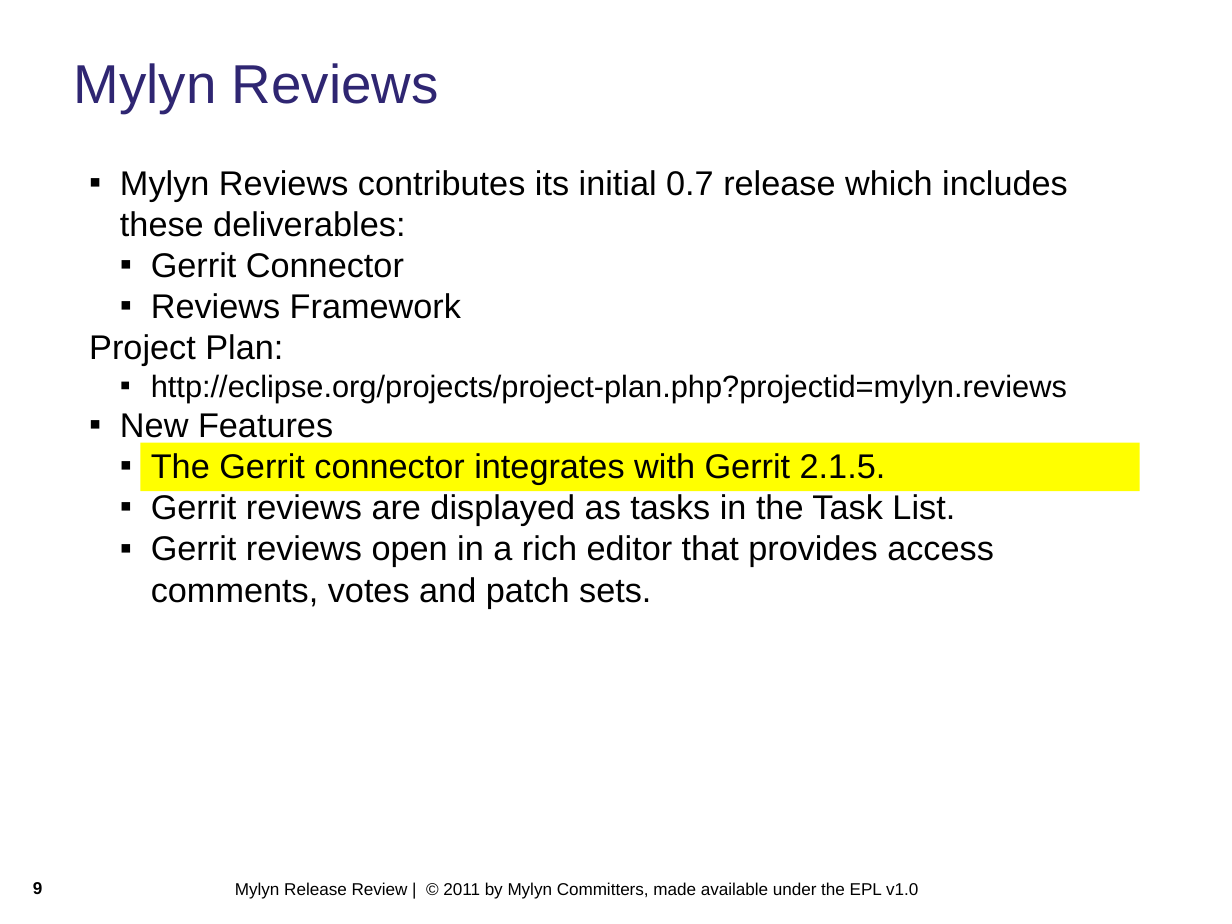
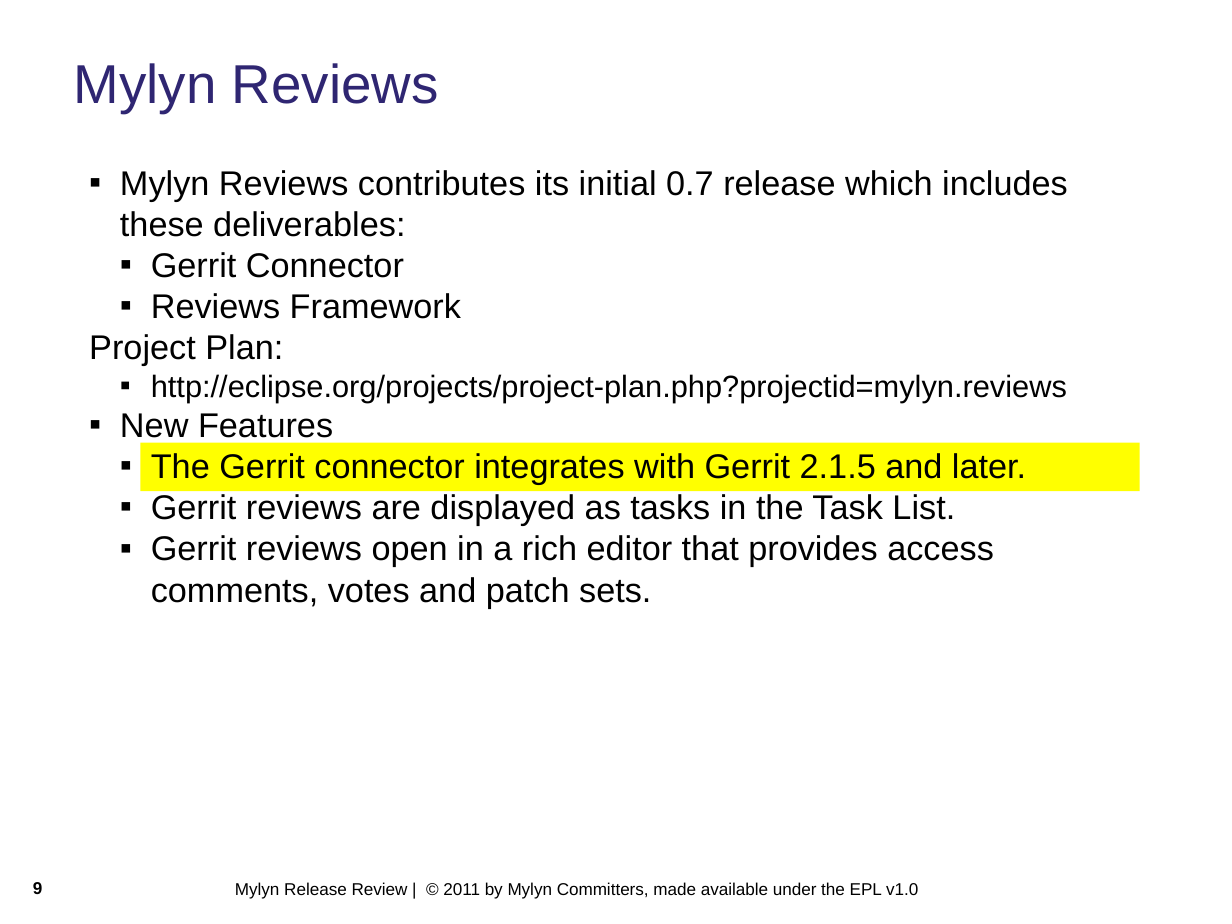
Before and after one commit to eclipse-mylyn/mylyn-website, a slide deck: slide 9 of publications/2011-03-mylyn-3.5-release-review.ppt. Drawn at 1232x924 pixels with LibreOffice and Linux fonts; fonts in the diff are those of the drawing; background and template pictures are left out. Boxes give left, top, right and bottom in pixels: in the first picture for what was removed or moved away, otherwise in the second. Text is boxed around its words. In the diff, an @@ line names an element or a change of style, - is before the commit and + after.

```diff
--- a/publications/2011-03-mylyn-3.5-release-review.ppt
+++ b/publications/2011-03-mylyn-3.5-release-review.ppt
@@ text at (x1=151, y1=453, x2=1026, y2=485): text changed @@
-  ▪ The Gerrit connector integrates with Gerrit 2.1.5.
+  ▪ The Gerrit connector integrates with Gerrit 2.1.5 and later.
```
Also in this commit, not shown: 3 other slides changed.
